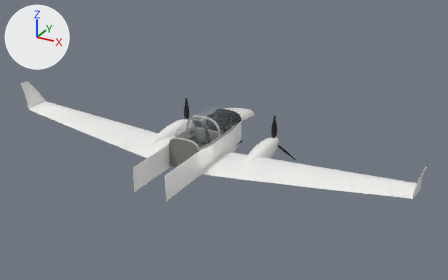
Two versions of the glTF model models/da42-cockpit.glb, one commit apart.
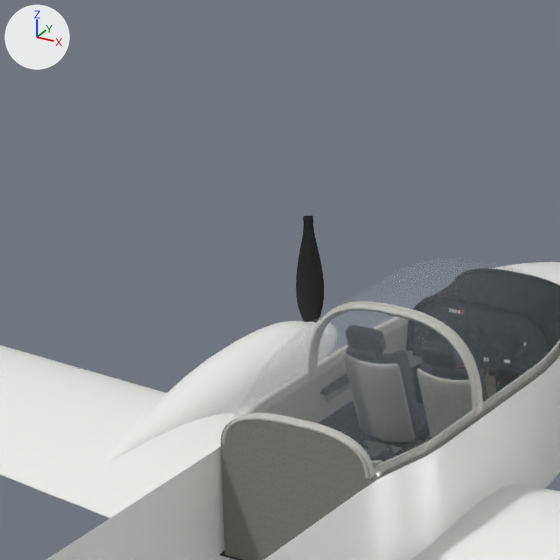
Each version is shown whole from a 50 mm lens placed at (9.27, -15.97, 7.39), pointed at (0.45, 0.06, -0.63), then close up on the part from 28% to 53% of the width and 20% to 59% of the height. Arrows for +X, +Y and +Z are at upper left; the lights stay in place. The last two pictures show the newer version. Where no turn or scale is listed for an object, it has been applied to the vertices. Vertices at exactly the same position are counted once.

Before the edit, the objects in view are built like this:
```python
me_mesh_27 = bpy.data.meshes.new('Mesh_27')
me_mesh_27.from_pydata(...)  # 372 vertices, 712 faces; spans x -2.62..-0.74, y 1.18..1.28, z -1.84..0.04
me_mesh_27.materials.append(mat_prop)  # black #0d0d0d
me_mesh_35 = bpy.data.meshes.new('Mesh_35')
me_mesh_35.from_pydata(...)  # 23563 vertices, 45956 faces; spans x -0.62..0.62, y -1.65..1.15, z -1.08..0.28
me_mesh_35.materials.append(mat_carpet)
me_mesh_35.materials.append(mat_well)
me_mesh_35.materials.append(mat_trim)
me_mesh_35.materials.append(mat_frame)
me_mesh_35.materials.append(mat_leather_dark)
me_mesh_35.materials.append(mat_trim_dark)
me_mesh_35.materials.append(mat_black)  # black #09090a
me_mesh_35.materials.append(mat_red)  # red #b31f14
me_mesh_35.materials.append(mat_black_matte)
me_mesh_35.materials.append(mat_leather_cream)
me_mesh_35.materials.append(mat_rubber)  # black #080808
me_mesh_35.materials.append(mat_panel_body)
me_mesh_35.materials.append(mat_glareshield)
me_mesh_35.materials.append(mat_seat_shell)  # grey #b3b0a8
me_mesh_35.materials.append(mat_leather)
me_mesh_35.materials.append(mat_steel_dark)  # dark grey #383b3d
me_mesh_35.materials.append(mat_strap)
me_mesh_35.materials.append(mat_alu)
me_mesh_9 = bpy.data.meshes.new('Mesh_9')
me_mesh_9.from_pydata(...)  # 527 vertices, 960 faces; spans x -0.62..0.62, y -0.46..1.15, z -0.33..0.28
me_mesh_9.materials.append(mat_glass)  # pale blue #ccdbe5
ob_glass = bpy.data.objects.new('glass', me_mesh_9)
ob_glass.location = (0.0, 0.0, 0.0)
ob_prop_l = bpy.data.objects.new('prop_L', me_mesh_27)
ob_prop_l.location = (0.0, 0.0, 0.0)
ob_shell = bpy.data.objects.new('shell', me_mesh_35)
ob_shell.location = (0.0, 0.0, 0.0)
# also in view: 'exterior' at (0.0, -0.27, -0.4); 'glass_side' at (0.0, -1.06, -0.02)
```
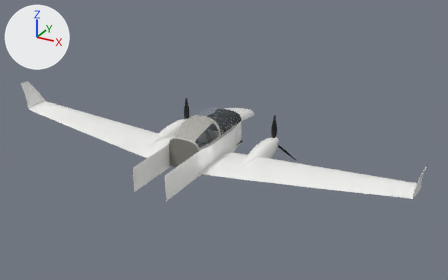
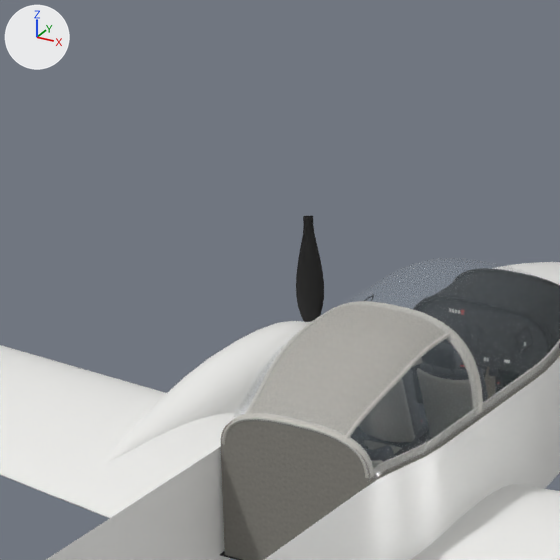
The edits, one by one:
me_mesh_35 is used by ob_shell; location (0.0, 0.0, 0.0).
me_mesh_35 had 23563 vertices, 45956 faces and spanned x -0.62..0.62, y -1.65..1.15, z -1.08..0.28.
me_mesh_35 now has 24496 vertices, 47748 faces and spans x -0.62..0.62, y -1.65..1.15, z -1.08..0.28.
me_mesh_35 part 1: a new loose piece of 104 vertices spanning x -0.43..-0.33, y -1.64..-0.47, z -0.13..0.2, in mat_frame.
me_mesh_35 part 2: a new loose piece of 104 vertices spanning x 0.33..0.43, y -1.64..-0.47, z -0.13..0.2, in mat_frame.
Other edits to the shape of me_mesh_35 do not show in these pictures.

Location of each change, (x1, y1, x2, y2) in pixels of the close-ups (560 x 560 px):
part 1 of me_mesh_35, added
    after: (243, 307, 336, 419)
part 2 of me_mesh_35, added
    after: (343, 331, 453, 442)
